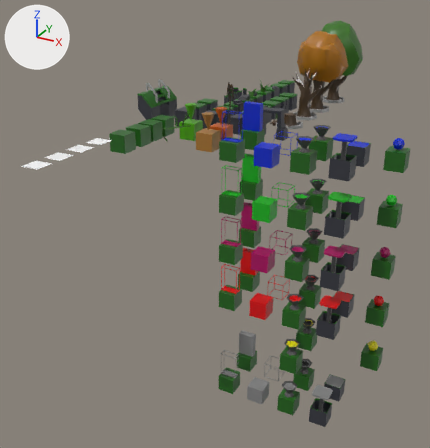
An edit to the COLLADA model models/scenery.dae, drawn before and after from the same camera.
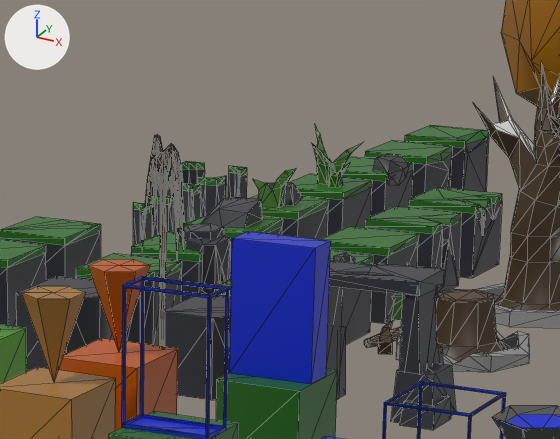
The first picture shows the older version from a 50 mm lens placed at (19.9, -31.1, 9.0), pointed at (3.4, -1.1, -6.0). The close-ups show both versions on the part from 46% to 72% of the width and 12% to 32% of the height of that picture; other places that the commit changed are outside them. The lights are fixed; the arrows at upper left show +X, +Y and +Z. The close-ups show mesh edges as thin lines. Where no turn or scale is listed for an object, it has been applied to the vertices. Vertices at the same position are counted once.

The first close-up shows '102_Straight-3', '114_Straight-14', '141_Turn-2', '181_Tree-Autumn', '182_Tree-Winter', '183_Tree-Spring', '184_Tree-Nightmare', '190_Door-Scenery', '1_End', '230B_Door', '231B_Door-Closed', '2_End-2'.
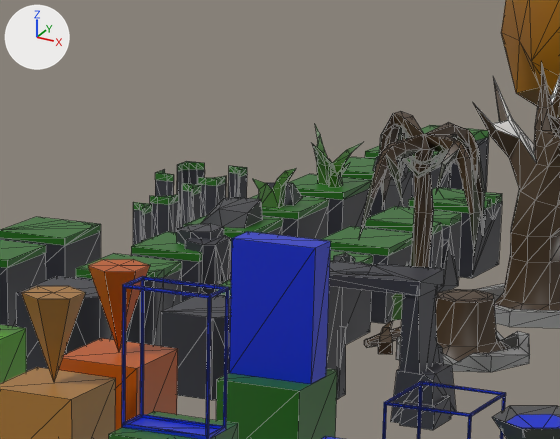
What differs and where, as boxes (x1, y1, x2, y2) in the close-ups (560 x 439 px; the box of a moved part takes in the faces that stretch with it):
'184_Tree-Nightmare', moved, rescaled: before (142, 135, 184, 347); after (359, 111, 485, 268)
part 1 of me_id_2041471632, moved or reshaped: before (415, 194, 502, 207); after (433, 194, 502, 206)
'109_Straight-9', unchanged, covered by the edit: before (404, 125, 489, 192); after (421, 125, 489, 192)
'108_Straight-8', unchanged, covered by the edit: before (365, 141, 452, 198); after (365, 145, 451, 198)

Diff of the bpy script that builds the scene:
```diff
--- a/models/scenery.dae.py
+++ b/models/scenery.dae.py
@@ me_id_2041471632 @@
 # used by ob_114_straight_14; location = (4.0, 8.5, 0.0)
-me_id_2041471632.from_pydata(...)  # 36 vertices, 68 faces; spans x -0.5..0.5, y -0.5..0.5, z -0.5..0.5
+me_id_2041471632.from_pydata(...)  # 37 vertices, 70 faces; spans x -0.5..0.5, y -0.5..0.5, z -0.5..0.5
+# me_id_2041471632 part 1
+# 8 faces are deleted
+# 1 vertex is added at (0.5, 0.499, 0.5)
+# 10 new faces join them, mat_scenery_top (dark green #266f1c)
 me_id_2041471632.materials.append(mat_scenery)
@@ ob_184_tree_nightmare @@
 ob_184_tree_nightmare = bpy.data.objects.new('184_Tree-Nightmare', me_id_2041837744)
-ob_184_tree_nightmare.location = (3.78, 0.0, 0.0)
-ob_184_tree_nightmare.scale = (0.3, 0.3, 1.0)
+ob_184_tree_nightmare.location = (6.0, 2.5, 0.0)
```
